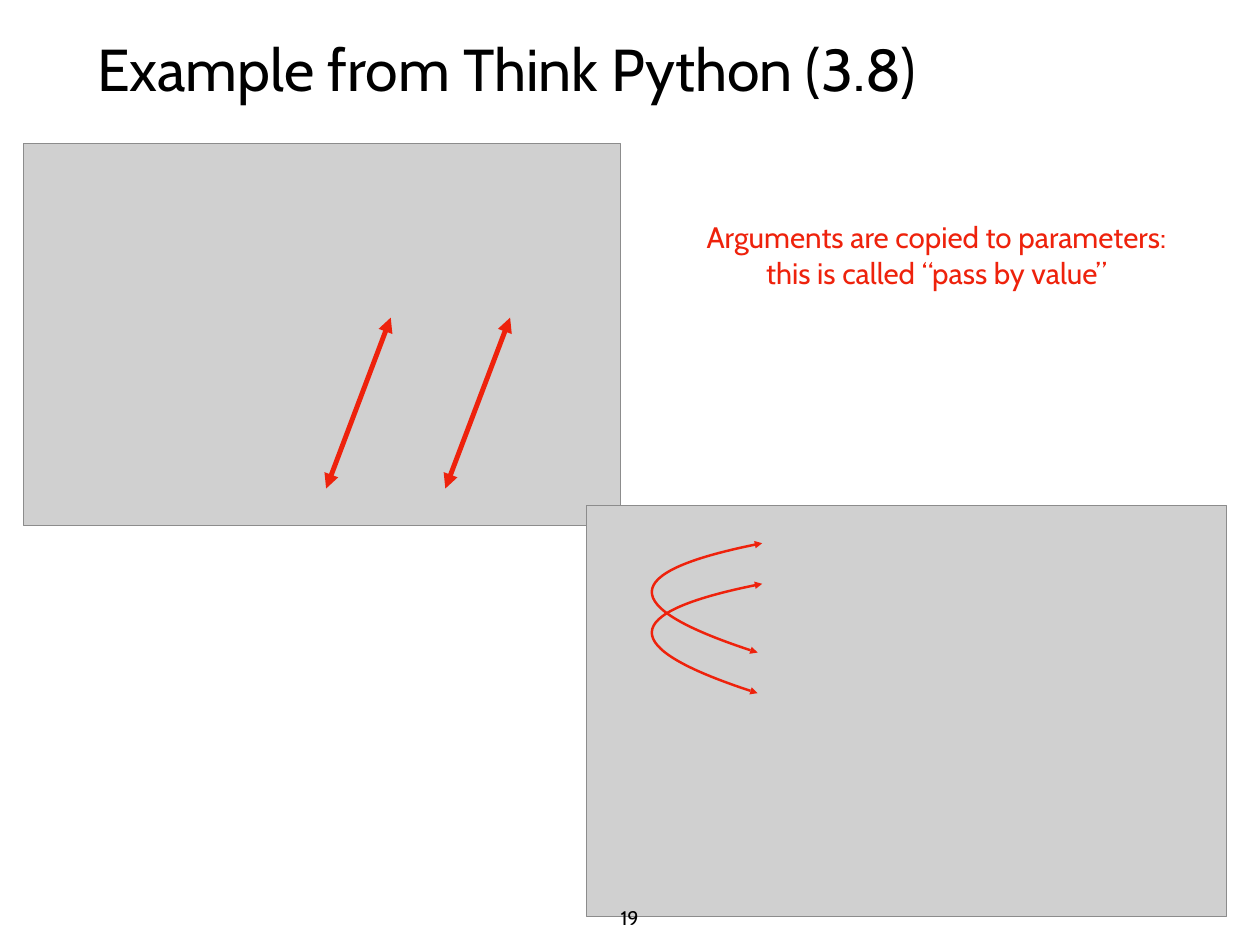
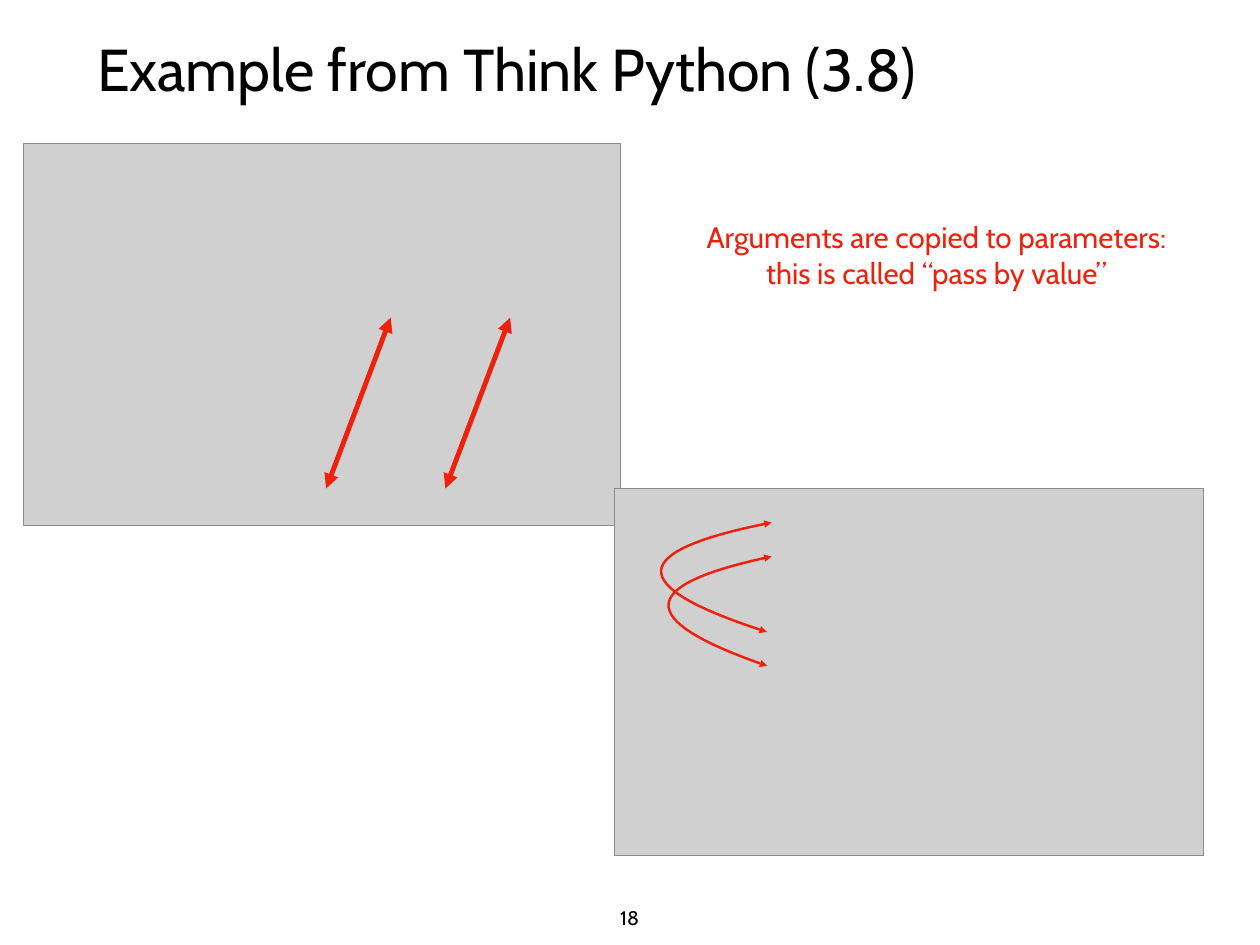
Before and after one commit to tylerharter/caraza-harter-com, a slide deck: slide 18 of tyler/meena/cs220/f20/materials/lec_07_F20.ppt (slide 19 before the commit). Drawn at 1260x945 pixels with LibreOffice and Linux fonts; fonts in the diff are those of the drawing; grey boxes stand for pictures. Boxes give left, top, right and bottom in pixels: in the first picture for what was removed or moved away, otherwise in the second. Text is boxed around its words. In the diff, an @@ line names an element or a change of style, - is before the commit and + after.

Commit message:
Updating lec-07 slides

```diff
--- a/tyler/meena/cs220/f20/materials/lec_07_F20.ppt
+++ b/tyler/meena/cs220/f20/materials/lec_07_F20.ppt
@@ picture: place and size @@
-picture at bbox=[587, 505, 1227, 917]
+picture at bbox=[614, 488, 1203, 855]
@@ freeform shape: place and size @@
-freeform shape at bbox=[654, 543, 763, 652]
+freeform shape at bbox=[663, 523, 772, 632]
@@ freeform shape: place and size @@
-freeform shape at bbox=[654, 584, 763, 693]
+freeform shape at bbox=[670, 556, 771, 665]
@@ page number at bbox=[620, 911, 639, 926]: text changed @@
-19
+18
```
Also in this commit, not shown: 13 other slides changed, 1 slide removed, 1 other file.
